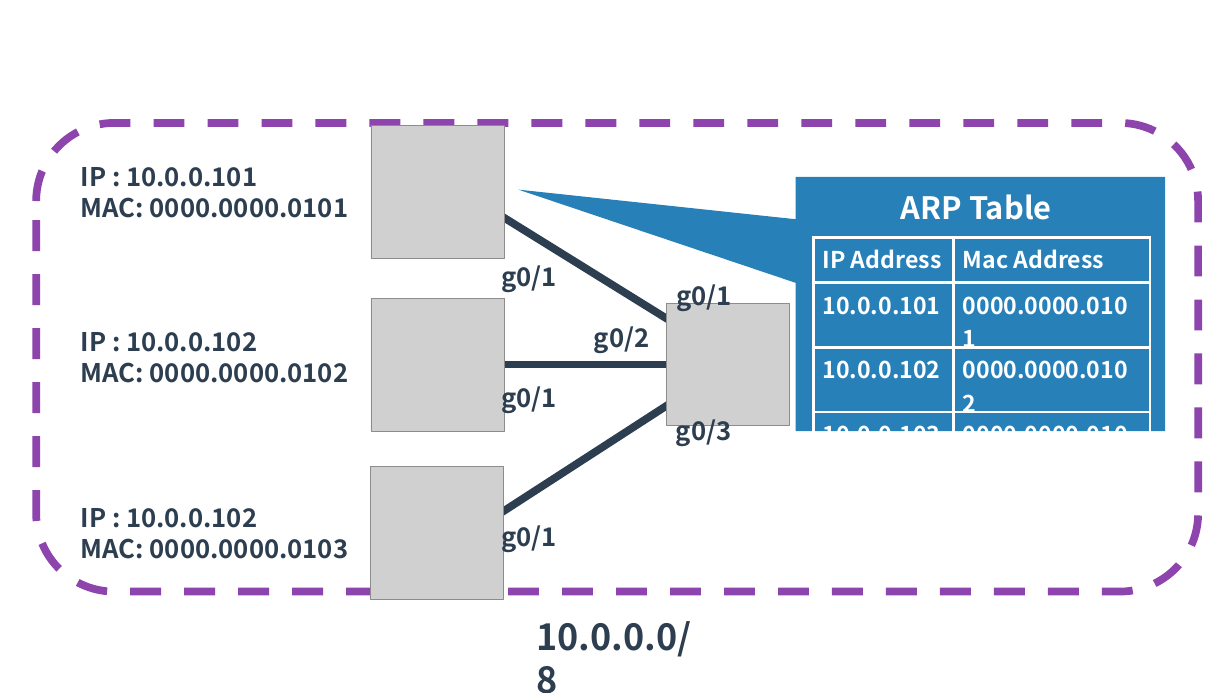
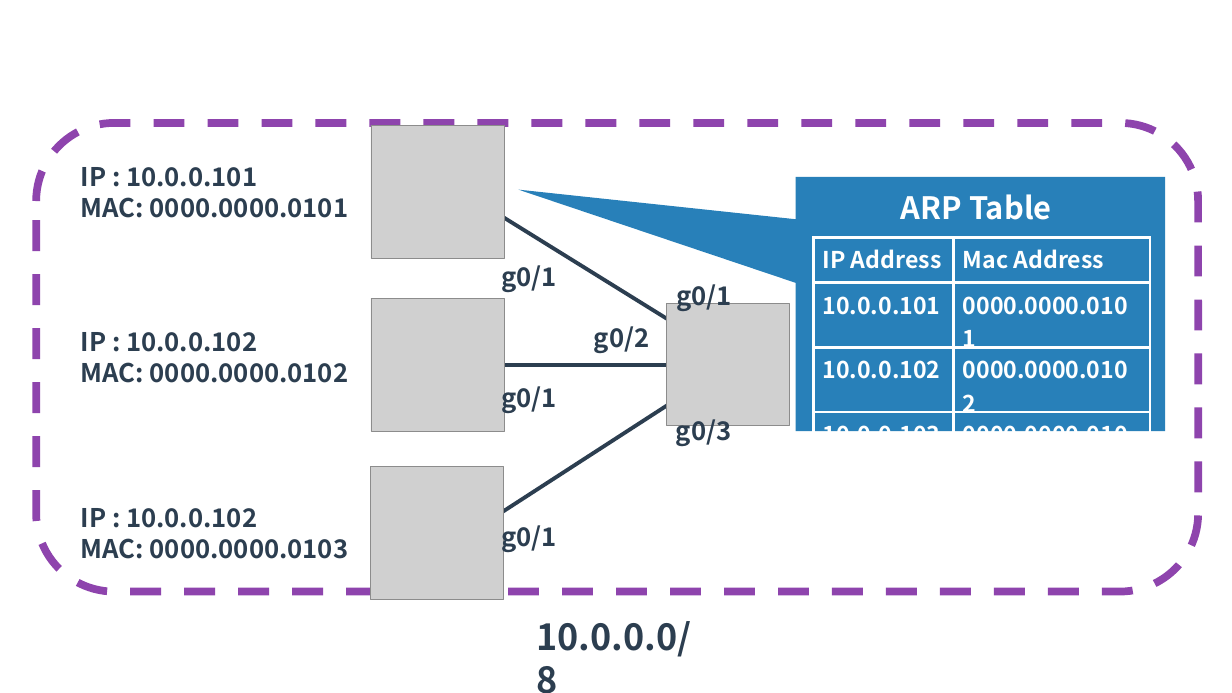
Before and after one commit to yuichi110/www.yuichi.com-network, a slide deck: slide 5 of slides/0025.pptx. Drawn at 1232x693 pixels with LibreOffice and Linux fonts; fonts in the diff are those of the drawing; grey boxes stand for pictures. Boxes give left, top, right and bottom in pixels: in the first picture for what was removed or moved away, otherwise in the second. Text is boxed around its words. In the diff, an @@ line names an element or a change of style, - is before the commit and + after.

```diff
--- a/slides/0025.pptx
+++ b/slides/0025.pptx
@@ line (453, 186) - (728, 357): stroke #2C3E50 6 pt to #2C3E50 3 pt @@
@@ line (448, 365) - (714, 365): stroke #2C3E50 6 pt to #2C3E50 3 pt @@
@@ line (464, 537) - (710, 378): stroke #2C3E50 6 pt to #2C3E50 3 pt @@
```
Also in this commit, not shown: 2 other slides changed, 2 other files.
